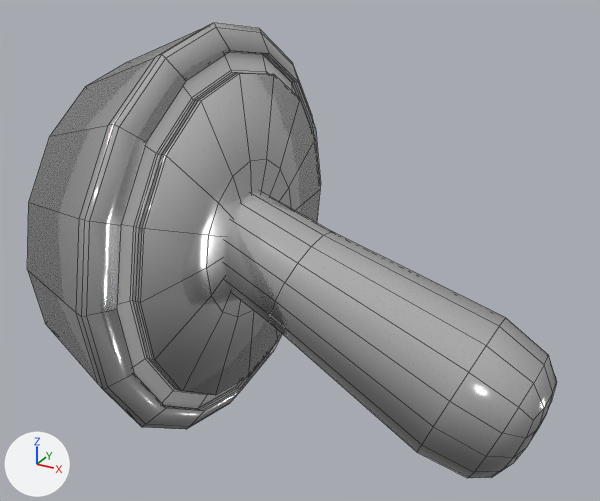
An edit to the FBX model Future Power/Assets/Custom Assets/Models/LeverBase.fbx, drawn before and after from the same camera.
Both versions are drawn from a 50 mm camera at (0.4237, -0.4329, 1.1498) aimed at (0.3876, -0.3673, 1.117). Arrows for +X, +Y and +Z are at lower left; the lights stay in place. Mesh edges are drawn as thin lines. Where no turn or scale is listed for an object, it has been applied to the vertices.

The scene before the commit, as lines of its bpy script (objects in view):
```python
me_cube_015 = bpy.data.meshes.new('Cube.015')
me_cube_015.from_pydata(...)  # 89 vertices, 80 faces; spans x -3.87..-0.1, y -0.77..0.77, z -0.77..0.77
me_cube_015.materials.append(mat_lever)  # white #e7e7e7
me_cube_016 = bpy.data.meshes.new('Cube.016')
me_cube_016.from_pydata(...)  # 273 vertices, 256 faces; spans x 0.0..0.0146, y -0.0213..0.0213, z -0.0213..0.0213
# faces by material slot: [208, 48]
me_cube_016.materials.append(mat_lever)  # white #e7e7e7
me_cube_016.materials.append(mat_colorring)  # white #e7e7e7
ob_lever = bpy.data.objects.new('lever', me_cube_015)
ob_lever.location = (0.37621, -0.36616, 1.11811)
ob_lever.rotation_euler = (-1.571, -2.744, 0.0)  # degrees (-90, -157, 0)
ob_lever.scale = (0.01, 0.01, 0.01)
ob_leverbase = bpy.data.objects.new('leverBase', me_cube_016)
ob_leverbase.location = (0.36676, -0.36616, 1.11659)
```
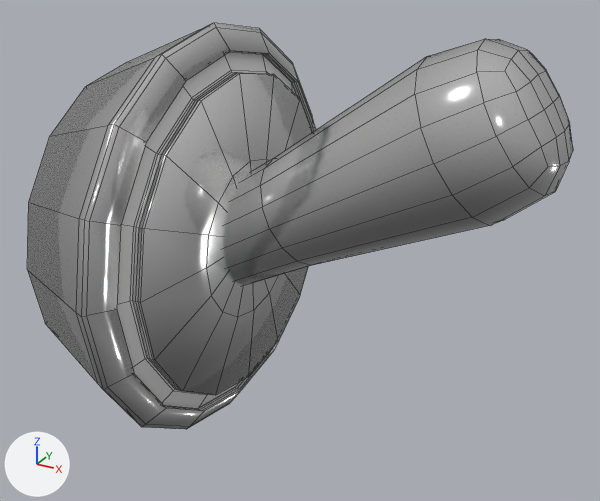
Changed parts and their boxes (x1, y1, x2, y2) in the pictures (600 x 501 px):
'lever', moved, turned
    before: (224, 192, 557, 478)
    after: (223, 39, 573, 286)

What the commit changed:
Object 'lever' (ob_lever) moves from (0.37621, -0.36616, 1.11811) to (0.37644, -0.36616, 1.11462).
Object 'lever' (ob_lever) turns from (-90, -157, 0) to (-90, 150, 0) degrees about x, y and z.
